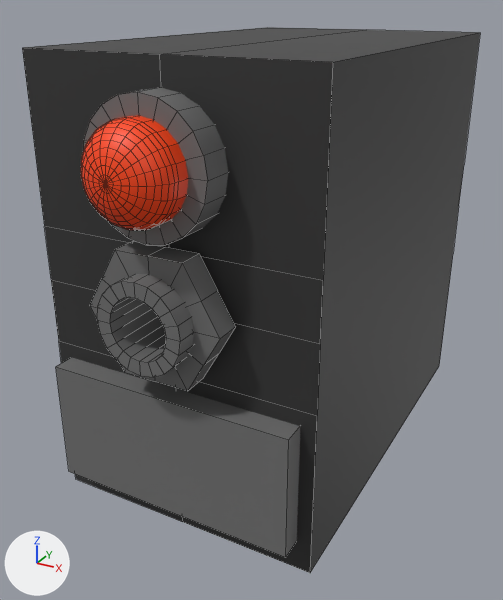
The FBX model meshes/module.fbx, before and after one commit.
Camera for both pictures: a 50 mm lens placed at (0.0736, -0.1434, 0.0593), pointed at (-0.002, -0.0059, -0.0095). Arrows for +X, +Y and +Z are at lower left; the lights stay in place. Mesh edges are drawn as thin lines. Where no turn or scale is listed for an object, it has been applied to the vertices.

Objects in the first picture: 'Module'.
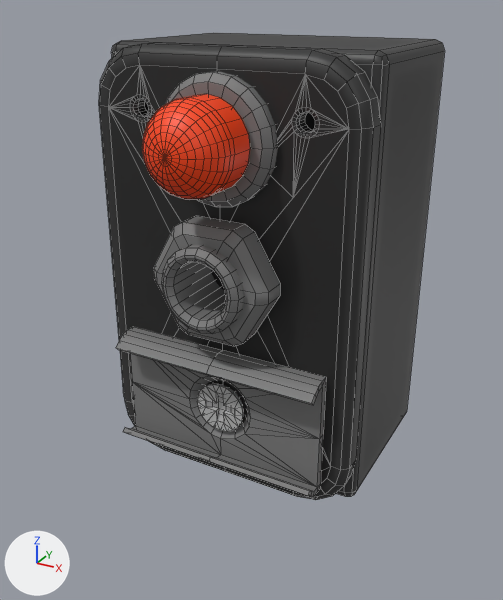
Changed parts and their boxes [x1, y1, x2, y2] in the pictures (503 x 600 px):
'Module', reshaped (24% narrower, 14% shorter): before [22, 27, 480, 573]; after [99, 33, 445, 500]
part 1 of me_mesh, rebuilt (27% narrower, 15% shorter): before [22, 27, 480, 573]; after [111, 33, 445, 497]
part 2 of me_mesh, added (black): after [99, 42, 381, 500]
part 3 of me_mesh, added (red): after [142, 94, 250, 199]
part 4 of me_mesh, added: after [162, 245, 244, 334]
part 5 of me_mesh, added: after [116, 327, 326, 497]
part 6 of me_mesh, added: after [166, 71, 278, 207]
part 7 of me_mesh, added: after [197, 384, 243, 432]
part 8 of me_mesh, added: after [154, 216, 280, 346]
part 9 of me_mesh, deleted (red): before [81, 115, 188, 230]
part 10 of me_mesh, deleted: before [90, 241, 236, 391]
part 11 of me_mesh, deleted: before [56, 357, 300, 557]
part 12 of me_mesh, deleted: before [83, 88, 228, 377]

Patch to the scene script:
```diff
--- a/meshes/module.fbx.py
+++ b/meshes/module.fbx.py
@@ me_mesh @@
-me_mesh.from_pydata(...)  # 425 vertices, 416 faces; spans x -0.0315..0.0315, y -0.0582..0.0582, z -0.05..0.05
-me_mesh.materials.append(mat_switchboardbakelite)  # black #323232
+me_mesh.from_pydata(...)  # 883 vertices, 912 faces; spans x -0.0315..0.0315, y -0.0417..0.0231, z -0.05..0.05
+# me_mesh part 1: the loose piece of 37 vertices spanning x -0.0315..0.0315, y -0.0418..0.0582, z -0.05..0.05 is rebuilt with 40 vertices and now spans x -0.0315..0.0315, y -0.0175..0.0231, z -0.05..0.05, in mat_switchboardmodule (picture img_switchboardmodule_basecolor_tga)
+# me_mesh part 2: a new loose piece of 260 vertices spanning x -0.0315..0.0315, y -0.0231..-0.0175, z -0.05..0.05, in mat_switchboardmodule (picture img_switchboardmodule_basecolor_tga)
+# me_mesh part 3: a new loose piece of 221 vertices spanning x -0.0095..0.0095, y -0.0417..-0.0273, z 0.0229..0.0419, in mat_switchboardlight (orange #ff4400)
+# me_mesh part 4: a new loose piece of 121 vertices spanning x -0.0095..0.0095, y -0.0333..-0.0133, z -0.0066..0.0124, in mat_switchboardmetal (grey #7a7a7a)
+# me_mesh part 5: a new loose piece of 78 vertices spanning x -0.0254..0.0254, y -0.0301..-0.017, z -0.0437..-0.0148, in mat_switchboardmetal (grey #7a7a7a)
+# me_mesh part 6: a new loose piece of 62 vertices spanning x -0.0132..0.0132, y -0.0265..-0.0105, z 0.0192..0.0457, in mat_switchboardmetal (grey #7a7a7a)
+# me_mesh part 7: a new loose piece of 53 vertices spanning x -0.0062..0.0062, y -0.025..-0.0125, z -0.0355..-0.0231, in mat_switchboardscrews (grey #bcbcbc)
+# me_mesh part 8: a new loose piece of 48 vertices spanning x -0.0143..0.0143, y -0.03..-0.0231, z -0.0101..0.0159, in mat_switchboardmetal (grey #7a7a7a)
+# me_mesh part 9: the loose piece of 221 vertices spanning x -0.0095..0.0095, y -0.0582..-0.048, z 0.0218..0.0408 is deleted
+# me_mesh part 10: the loose piece of 36 vertices spanning x -0.015..0.015, y -0.0485..-0.0429, z -0.0101..0.0159 is deleted
+# me_mesh part 11: the loose piece of 8 vertices spanning x -0.0283..0.0283, y -0.0468..-0.0368, z -0.0431..-0.0152 is deleted
+# me_mesh part 12
+# 123 vertices are removed from x -0.0132..0.0132, y -0.0529..-0.0325, z -0.0066..0.0446
+# 141 faces are deleted
 me_mesh.materials.append(mat_switchboardmetal)
 me_mesh.materials.append(mat_switchboardlight)
+me_mesh.materials.append(mat_switchboardmodule)  # picture img_switchboardmodule_basecolor_tga
+me_mesh.materials.append(mat_switchboardscrews)  # grey #bcbcbc
```
